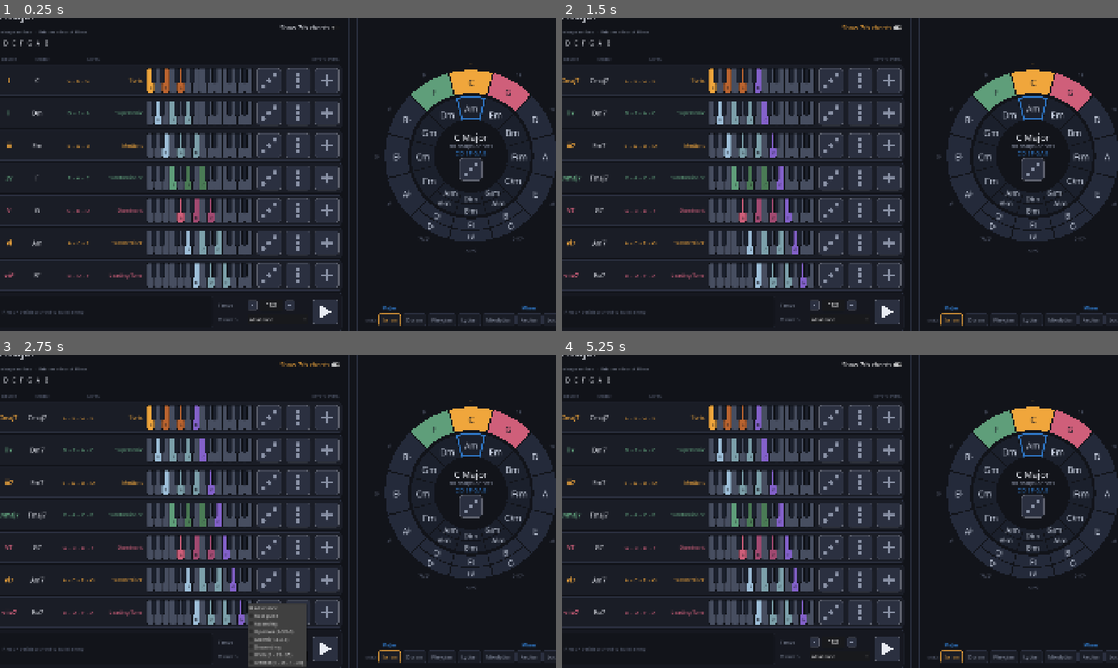
Above: before the commit, frames 1-4 (two rows, left to right).
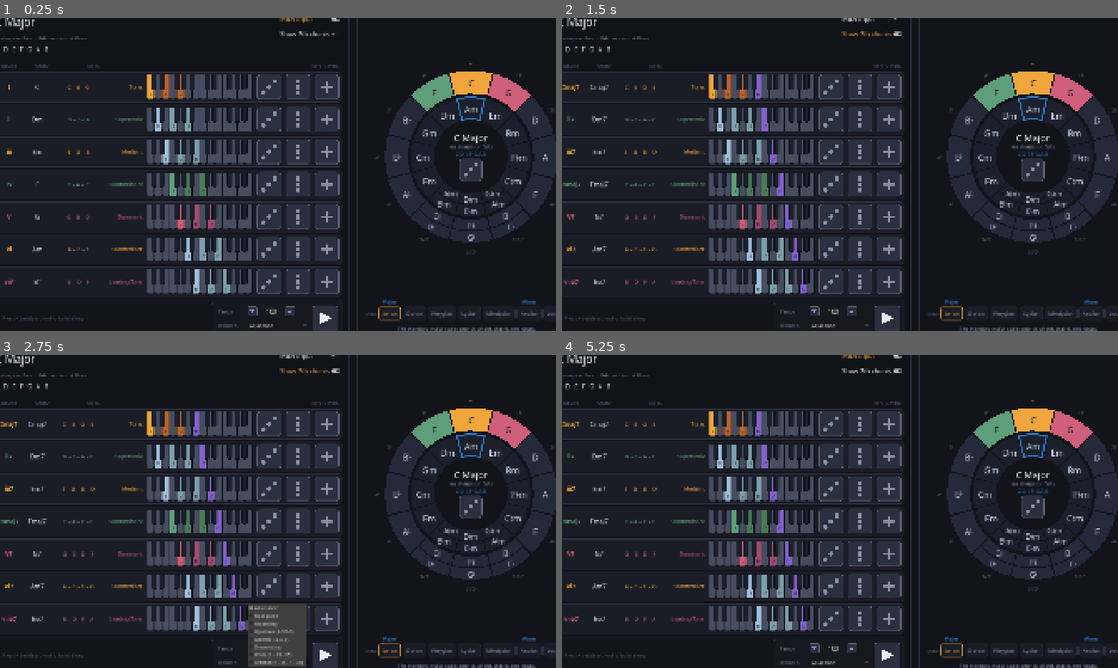
Above: after the commit, the same moments.

Repository: Square-Atom/mic
Game: Godot game, scene res://scenes/main.tscn
Two runs of this game, one before a commit and one after it. Both use one fixed random seed, a clock stepped at 60 frames per second and the inputs below.
Inputs (mouse positions are in pixels of both pictures, inside the frame that each line leads up to):
- Up to frame 1 (0.25 s): no input
- Up to frame 2 (1.5 s): click "Show 7th chords" at 0.5 s; click (873, 18) at 1.25 s, where only the run after the commit has a clickable "MIDI Input"
- Up to frame 3 (2.75 s): click "All at once" at 2 s
- Up to frame 4 (5.25 s): click "Show 7th chords" at 2.75 s; click (873, 355) at 3.5 s, where only the run after the commit has a clickable "MIDI Input"; click "All at once" at 4.25 s; click "Show 7th chords" at 5 s

The runs differ from the first frame. In frame 1, 14% of the frame differs, in the area x 0-100%, y 0-100%; in frame 2, 14%; in frame 3, 14%; in frame 4, 14%.

Commit message:
Move the footer behind an i button beside the circle
The name, the author line and the feedback address ran along the bottom of
the chord table on every screen, in every orientation, to say something
worth reading once. Behind a button they cost nothing until asked for, and
the table keeps the strip of height - which is what the loop strip has just
spent.

The i sits at the right end of the legend row, where the circle's own
heading already is. A spacer the button's width balances it on the left so
the legend stays centred over the pane rather than shifting by half a
button.

The panel is an overlay rather than an AcceptDialog. Every other surface
here is a Control styled from Palette, and a dialog would have been the one
part of the app wearing Godot's default chrome; more to the point, the app
rewrites content_scale_size on every orientation change and an embedded
subwindow is measured against it, so a dialog opened in landscape would
have been sized for portrait. The overlay is another Control in the same
tree and scales with everything around it.

It closes on the X, on Escape, or by clicking the dimmed area. The scrim
and the centring container ignore the mouse so those clicks reach the
overlay, and the panel takes the mouse so that clicking it cannot dismiss
what you just opened. Escape is only claimed while the panel is up - a
hidden overlay holding the key would quietly eat it from whatever wants it
next.

credits.gd is gone rather than reused: it existed to be a footer, laid out
as a wide two-column rule, and none of that survives the move to a column
in a panel. The strings and the link handling come with it.

Co-Authored-By: Claude Opus 5 <noreply@anthropic.com>

Diff:
--- a/scenes/chord_panel.tscn
+++ b/scenes/chord_panel.tscn
@@ -1,7 +1,6 @@
 [gd_scene format=3 uid="uid://dqfeqxoq4aiaj"]
 
 [ext_resource type="Script" uid="uid://b0k0sstqvasrw" path="res://scripts/ui/chord_panel.gd" id="1_panel"]
-[ext_resource type="Script" path="res://scripts/ui/credits.gd" id="3_credits"]
 [ext_resource type="Script" path="res://scripts/ui/chord_loop_bar.gd" id="4_loop"]
 
 [node name="ChordPanel" type="PanelContainer" unique_id=1007954078]
@@ -122,7 +121,3 @@
 [node name="ChordLoopBar" type="PanelContainer" parent="Margin/VBox"]
 layout_mode = 2
 script = ExtResource("4_loop")
-
-[node name="Credits" type="HBoxContainer" parent="Margin/VBox"]
-layout_mode = 2
-script = ExtResource("3_credits")
--- a/scenes/main.tscn
+++ b/scenes/main.tscn
@@ -6,6 +6,8 @@
 [ext_resource type="Script" path="res://scripts/ui/mode_bar.gd" id="4_mode"]
 [ext_resource type="Script" path="res://scripts/ui/mode_description.gd" id="5_modedesc"]
 [ext_resource type="Script" path="res://scripts/ui/main_layout.gd" id="6_layout"]
+[ext_resource type="Script" path="res://scripts/ui/icon_button.gd" id="7_icon"]
+[ext_resource type="Script" path="res://scripts/ui/info_overlay.gd" id="8_info"]
 
 [node name="Main" type="Control"]
 layout_mode = 3
@@ -62,10 +64,28 @@
 size_flags_horizontal = 3
 theme_override_constants/separation = 14
 
-[node name="CircleLegend" type="HBoxContainer" parent="Margin/Layout/RightPane"]
+[node name="CircleTop" type="HBoxContainer" parent="Margin/Layout/RightPane"]
 layout_mode = 2
+
+[node name="LegendSpacer" type="Control" parent="Margin/Layout/RightPane/CircleTop"]
+custom_minimum_size = Vector2(34, 0)
+layout_mode = 2
+mouse_filter = 2
+
+[node name="CircleLegend" type="HBoxContainer" parent="Margin/Layout/RightPane/CircleTop"]
+layout_mode = 2
+size_flags_horizontal = 3
 alignment = 1
 script = ExtResource("3_legend")
+
+[node name="InfoButton" type="Control" parent="Margin/Layout/RightPane/CircleTop"]
+unique_name_in_owner = true
+custom_minimum_size = Vector2(34, 34)
+layout_mode = 2
+size_flags_vertical = 4
+tooltip_text = "About this app"
+script = ExtResource("7_icon")
+glyph = 6
 
 [node name="CirclePane" type="AspectRatioContainer" parent="Margin/Layout/RightPane"]
 unique_name_in_owner = true
@@ -82,3 +102,14 @@
 [node name="ModeDescription" type="VBoxContainer" parent="Margin/Layout/RightPane"]
 layout_mode = 2
 script = ExtResource("5_modedesc")
+
+[node name="InfoOverlay" type="Control" parent="."]
+unique_name_in_owner = true
+visible = false
+layout_mode = 1
+anchors_preset = 15
+anchor_right = 1.0
+anchor_bottom = 1.0
+grow_horizontal = 2
+grow_vertical = 2
+script = ExtResource("8_info")
--- a/scripts/ui/credits.gd
+++ /dev/null
@@ -1,82 +0,0 @@
-class_name Credits
-extends HBoxContainer
-
-## The footer under the chord table: the app's name on the left, the author's
-## details on the right, divided by a rule.
-##
-## Both halves expand equally, so the rule sits midway while the name stays
-## pinned to the table's left edge and the details to its right edge.
-##
-## The links are real ones. A web address you cannot click is decoration, and
-## the email is the whole point of inviting feedback - so both open through the
-## OS, which on the web export means a new tab or the mail client.
-
-const TITLE := "Music Interactive Cheatsheet (M.I.C.)"
-const TITLE_FONT_SIZE := 18
-const FONT_SIZE := 13
-const SITE_URL := "https://www.pixelmancer.studio"
-const SITE_LABEL := "www.pixelmancer.studio"
-const CONTACT := "contact@pixelmancer.studio"
-
-
-func _ready() -> void:
-	add_theme_constant_override("separation", 16)
-	_add_title()
-	_add_rule()
-	_add_details()
-
-
-func _add_title() -> void:
-	var title := Label.new()
-	title.text = TITLE
-	title.size_flags_horizontal = Control.SIZE_EXPAND_FILL
-	# The details run to two lines, so centre the single-line name against them
-	# rather than letting it sit on the first line.
-	title.vertical_alignment = VERTICAL_ALIGNMENT_CENTER
-	title.add_theme_font_size_override("font_size", TITLE_FONT_SIZE)
-	title.add_theme_color_override("font_color", Palette.TEXT_DIM)
-	add_child(title)
-
-
-func _add_rule() -> void:
-	var rule := VSeparator.new()
-	# The theme only styles HSeparator, so a bare VSeparator would fall back to
-	# Godot's default grey. Match the panel edge the horizontal rules already use.
-	var line := StyleBoxLine.new()
-	line.color = Palette.PANEL_EDGE
-	line.thickness = 1
-	line.vertical = true
-	rule.add_theme_stylebox_override("separator", line)
-	add_child(rule)
-
-
-func _add_details() -> void:
-	var details := RichTextLabel.new()
-	details.bbcode_enabled = true
-	# Without fit_content a RichTextLabel claims a default height and the footer
-	# either clips its second line or leaves dead space below it.
-	details.fit_content = true
-	details.scroll_active = false
-	details.autowrap_mode = TextServer.AUTOWRAP_WORD_SMART
-	details.meta_underlined = true
-	details.size_flags_horizontal = Control.SIZE_EXPAND_FILL
-	details.add_theme_font_size_override("normal_font_size", FONT_SIZE)
-	details.add_theme_color_override("default_color", Palette.TEXT_FAINT)
-	details.meta_clicked.connect(_on_meta_clicked)
-
-	# The link colour is taken from the palette rather than written as a literal,
-	# so it cannot drift from the rest of the interface.
-	var link := Palette.RELATIVE.to_html(false)
-	details.text = "[right]Created by Hau Tran at %s\nAny feedback, please send to %s[/right]" % [
-		_link(SITE_URL, SITE_LABEL, link),
-		_link("mailto:" + CONTACT, CONTACT, link),
-	]
-	add_child(details)
-
-
-static func _link(target: String, label: String, color: String) -> String:
-	return "[url=%s][color=#%s]%s[/color][/url]" % [target, color, label]
-
-
-func _on_meta_clicked(meta: Variant) -> void:
-	OS.shell_open(str(meta))
--- a/scripts/ui/icon_button.gd
+++ b/scripts/ui/icon_button.gd
@@ -17,6 +17,8 @@
 	STOP,
 	ARROW_UP,
 	ARROW_DOWN,
+	INFO,
+	CLOSE,
 }
 
 ## Stroke weight, as a fraction of the button's shorter side. The floor keeps
@@ -46,6 +48,10 @@
 			_draw_arrow(centre, span, ink_color, -1.0)
 		Glyph.ARROW_DOWN:
 			_draw_arrow(centre, span, ink_color, 1.0)
+		Glyph.INFO:
+			_draw_info(centre, span, ink_color, stroke)
+		Glyph.CLOSE:
+			_draw_close(centre, span, ink_color, stroke)
 
 
 func _draw_plus(centre: Vector2, span: float, ink_color: Color, stroke: float) -> void:
@@ -98,6 +104,26 @@
 	draw_rect(Rect2(centre - Vector2(side, side) * 0.5, Vector2(side, side)), ink_color, true)
 
 
+## A lowercase i: a separate dot above a stem.
+##
+## Drawn rather than typed, like every other mark here. A letter set in the
+## theme font would be the one glyph on screen whose weight and size came from
+## somewhere else, and it would shift the moment the font did.
+func _draw_info(centre: Vector2, span: float, ink_color: Color, stroke: float) -> void:
+	var stem_top := centre.y - span * 0.08
+	var stem_bottom := centre.y + span * 0.20
+	draw_circle(Vector2(centre.x, centre.y - span * 0.20), stroke * 0.62,
+			ink_color, true, -1.0, true)
+	draw_line(Vector2(centre.x, stem_top), Vector2(centre.x, stem_bottom),
+			ink_color, stroke, true)
+
+
+func _draw_close(centre: Vector2, span: float, ink_color: Color, stroke: float) -> void:
+	var arm := span * 0.19
+	draw_line(centre + Vector2(-arm, -arm), centre + Vector2(arm, arm), ink_color, stroke, true)
+	draw_line(centre + Vector2(-arm, arm), centre + Vector2(arm, -arm), ink_color, stroke, true)
+
+
 ## The tempo arrows. `facing` is -1 for up and 1 for down, so the two share one
 ## triangle instead of being written out twice with the signs flipped by hand.
 func _draw_arrow(centre: Vector2, span: float, ink_color: Color, facing: float) -> void:
--- /dev/null
+++ b/scripts/ui/info_overlay.gd
@@ -0,0 +1,173 @@
+class_name InfoOverlay
+extends Control
+
+## What the app is and who made it, behind the i beside the circle.
+##
+## This text used to run along the bottom of the chord table, where it cost
+## every screen a strip of height to say something worth reading once. Behind a
+## button it costs nothing until it is asked for, and the table keeps the room.
+##
+## Built as a Control laid over the whole screen rather than a Window. The app
+## rewrites content_scale_size whenever the orientation changes and an embedded
+## subwindow is measured against that, so a dialog opened in one orientation
+## would be sized for the other. An overlay is another Control in the same tree
+## and scales with everything around it.
+##
+## The links are real ones. A web address you cannot click is decoration, and
+## the email is the whole point of inviting feedback - so both open through the
+## OS, which on the web export means a new tab or the mail client.
+
+const TITLE := "Music Interactive Cheatsheet (M.I.C.)"
+const SITE_URL := "https://www.pixelmancer.studio"
+const SITE_LABEL := "www.pixelmancer.studio"
+const CONTACT := "contact@pixelmancer.studio"
+
+const TITLE_FONT_SIZE := 22
+const BODY_FONT_SIZE := 15
+## The text column's width, which is what sets the panel's: sizing the panel
+## instead would leave the wrapping label to work out its height from a width it
+## has not been given yet.
+const TEXT_WIDTH := 460.0
+const PANEL_PADDING := 24
+const CLOSE_SIZE := Vector2(32.0, 32.0)
+
+## How far the app behind is dimmed. Enough that the panel is plainly in front,
+## not so far that the circle and the table stop being visible - the point of
+## the panel is to be read and dismissed, not to replace the screen.
+const SCRIM_ALPHA := 0.72
+
+
+func _ready() -> void:
+	# The overlay swallows every click that is not on the panel, which is what
+	# stops the app behind being operated through it.
+	mouse_filter = Control.MOUSE_FILTER_STOP
+	_build()
+	_set_open(false)
+
+
+## Clicking the dimmed area closes. The panel sets its own filter to STOP so
+## that clicks inside it never arrive here and it cannot dismiss itself.
+func _gui_input(event: InputEvent) -> void:
+	if event is InputEventMouseButton and (event as InputEventMouseButton).pressed:
+		close()
+		accept_event()
+
+
+func _unhandled_key_input(event: InputEvent) -> void:
+	if event.is_action_pressed("ui_cancel"):
+		close()
+		get_viewport().set_input_as_handled()
+
+
+func open() -> void:
+	_set_open(true)
+
+
+func close() -> void:
+	_set_open(false)
+
+
+func _set_open(is_open: bool) -> void:
+	visible = is_open
+	# Escape is only ours while the panel is up; leaving the handler live would
+	# have a hidden overlay quietly eating the key from anything else that wants
+	# it later.
+	set_process_unhandled_key_input(is_open)
+
+
+func _build() -> void:
+	var scrim := ColorRect.new()
+	scrim.color = Color(Palette.BG, SCRIM_ALPHA)
+	scrim.set_anchors_and_offsets_preset(Control.PRESET_FULL_RECT)
+	scrim.mouse_filter = Control.MOUSE_FILTER_IGNORE
+	add_child(scrim)
+
+	var centre := CenterContainer.new()
+	centre.set_anchors_and_offsets_preset(Control.PRESET_FULL_RECT)
+	centre.mouse_filter = Control.MOUSE_FILTER_IGNORE
+	add_child(centre)
+	centre.add_child(_build_panel())
+
+
+func _build_panel() -> Control:
+	var panel := PanelContainer.new()
+	# Containers pass the mouse through by default, which here would mean every
+	# click on the panel also reaching the scrim behind it and closing what the
+	# reader just opened.
+	panel.mouse_filter = Control.MOUSE_FILTER_STOP
+	var style := StyleBoxFlat.new()
+	style.bg_color = Palette.PANEL
+	style.border_color = Palette.PANEL_EDGE.lightened(0.25)
+	style.set_border_width_all(1)
+	style.set_corner_radius_all(12)
+	panel.add_theme_stylebox_override("panel", style)
+
+	var margin := MarginContainer.new()
+	margin.add_theme_constant_override("margin_left", PANEL_PADDING)
+	margin.add_theme_constant_override("margin_top", PANEL_PADDING)
+	margin.add_theme_constant_override("margin_right", PANEL_PADDING)
+	margin.add_theme_constant_override("margin_bottom", PANEL_PADDING)
+	panel.add_child(margin)
+
+	var column := VBoxContainer.new()
+	column.add_theme_constant_override("separation", 14)
+	margin.add_child(column)
+	column.add_child(_build_heading())
+	column.add_child(HSeparator.new())
+	column.add_child(_build_details())
+	return panel
+
+
+## The app's name, with the close button pinned to the far end of the same line.
+func _build_heading() -> Control:
+	var heading := HBoxContainer.new()
+	heading.add_theme_constant_override("separation", 16)
+
+	var title := Label.new()
+	title.text = TITLE
+	title.size_flags_horizontal = Control.SIZE_EXPAND_FILL
+	title.vertical_alignment = VERTICAL_ALIGNMENT_CENTER
+	title.add_theme_font_size_override("font_size", TITLE_FONT_SIZE)
+	title.add_theme_color_override("font_color", Palette.TEXT)
+	heading.add_child(title)
+
+	var close_button := IconButton.new()
+	close_button.glyph = IconButton.Glyph.CLOSE
+	close_button.custom_minimum_size = CLOSE_SIZE
+	close_button.size_flags_vertical = Control.SIZE_SHRINK_CENTER
+	close_button.tooltip_text = "Close"
+	close_button.pressed.connect(close)
+	heading.add_child(close_button)
+	return heading
+
+
+func _build_details() -> Control:
+	var details := RichTextLabel.new()
+	details.bbcode_enabled = true
+	# Without fit_content a RichTextLabel claims a default height, which in a
+	# panel sized to its contents means a block of dead space under the text.
+	details.fit_content = true
+	details.scroll_active = false
+	details.autowrap_mode = TextServer.AUTOWRAP_WORD_SMART
+	details.meta_underlined = true
+	details.custom_minimum_size = Vector2(TEXT_WIDTH, 0.0)
+	details.add_theme_font_size_override("normal_font_size", BODY_FONT_SIZE)
+	details.add_theme_color_override("default_color", Palette.TEXT_DIM)
+	details.meta_clicked.connect(_on_meta_clicked)
+
+	# The link colour is taken from the palette rather than written as a literal,
+	# so it cannot drift from the rest of the interface.
+	var link := Palette.RELATIVE.to_html(false)
+	details.text = "Created by Hau Tran at %s\n\nAny feedback, please send to %s" % [
+		_link(SITE_URL, SITE_LABEL, link),
+		_link("mailto:" + CONTACT, CONTACT, link),
+	]
+	return details
+
+
+static func _link(target: String, label: String, color: String) -> String:
+	return "[url=%s][color=#%s]%s[/color][/url]" % [target, color, label]
+
+
+func _on_meta_clicked(meta: Variant) -> void:
+	OS.shell_open(str(meta))
--- a/scripts/ui/main_layout.gd
+++ b/scripts/ui/main_layout.gd
@@ -44,12 +44,17 @@
 @onready var _panel: Control = %ChordPanel
 @onready var _right: Control = %RightPane
 @onready var _circle_pane: Control = %CirclePane
+@onready var _info_button: IconButton = %InfoButton
+@onready var _info_overlay: InfoOverlay = %InfoOverlay
 
 var _is_portrait := false
 
 
 func _ready() -> void:
 	_divider.color = Palette.PANEL_EDGE
+	# The button sits with the circle and the panel it opens covers everything,
+	# so this screen - which is the only node that owns both - is where they meet.
+	_info_button.pressed.connect(_info_overlay.open)
 	get_window().size_changed.connect(_on_window_resized)
 	# The circle is measured against whatever width the layout ends up with, so
 	# refit whenever that changes rather than only when the orientation does.
Not shown: 1 places in scenes/main.tscn that only renumber resources
